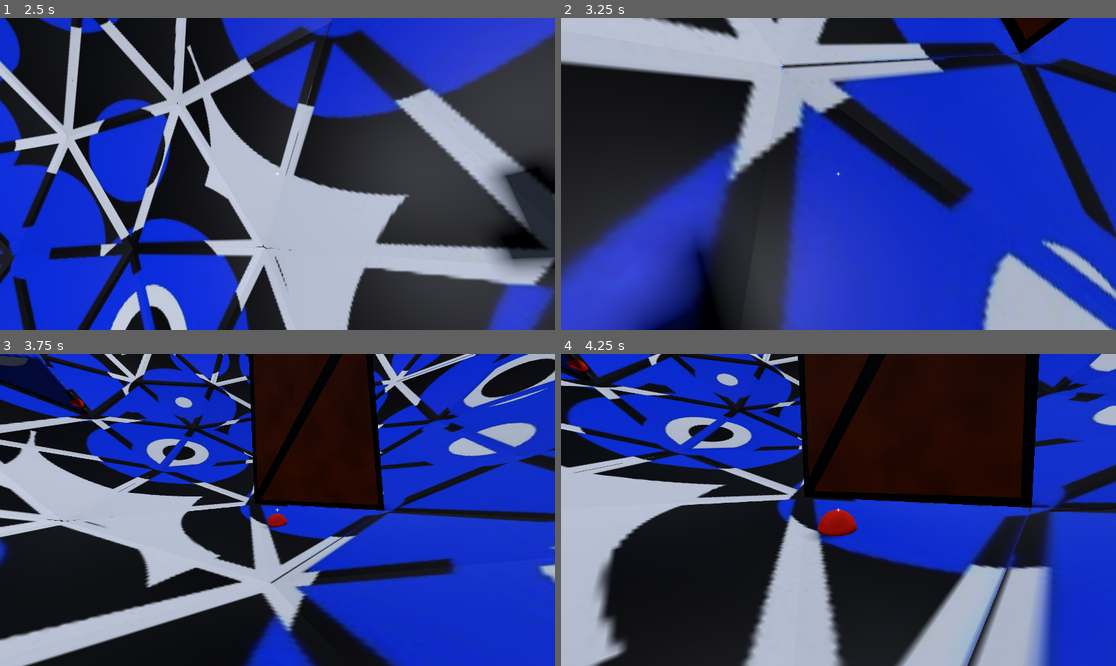
Above: before the commit, frames 1-4 (two rows, left to right).
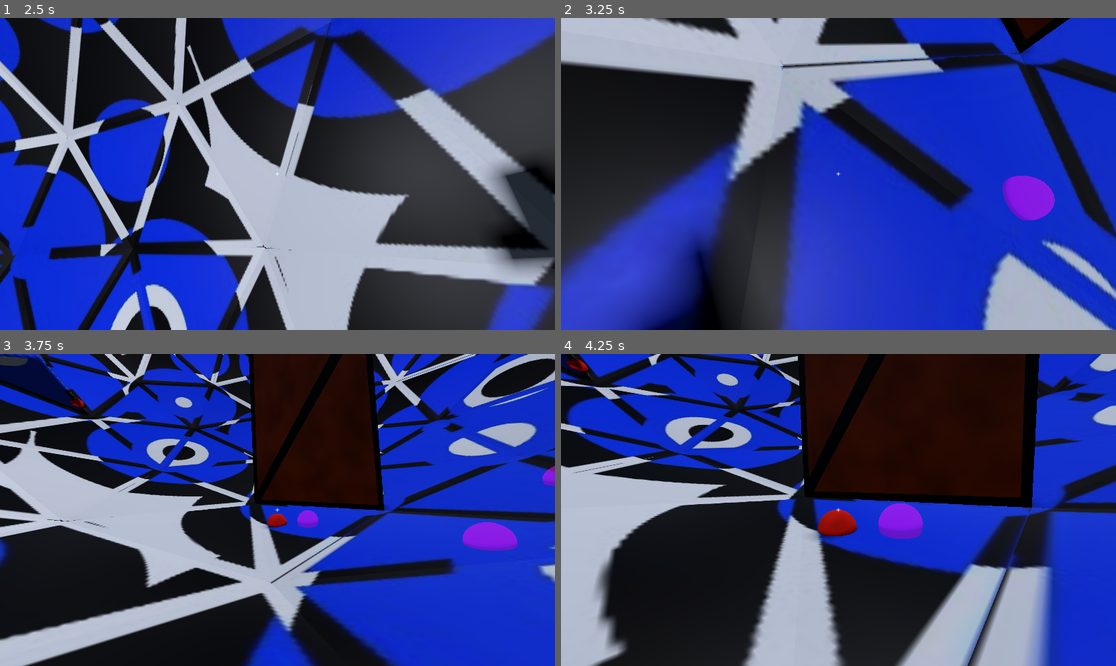
Above: after the commit, the same moments.

Repository: pudgypoultry/gmtk2025
Game: Godot game, scene res://Scenes/world.tscn
Two runs of this game, one before a commit and one after it. Both use one fixed random seed, a clock stepped at 60 frames per second and the inputs below.
Inputs (mouse positions are in pixels of both pictures, inside the frame that each line leads up to):
- Up to frame 1 (2.5 s): move the mouse to (271, 180) at 0.52 s; hold Shift (Run) 0.53-1.28 s; hold W (MoveForward) from 0.53 s (still down); click (271, 180) at 0.67 s; move the mouse to (316, 177) at 1.27 s; tap 1 (Toggle Pillar L1) at 1.35 s; move the mouse to (233, 170) at 2.02 s; hold 2 (Toggle Pillar L2) from 2.03 s (still down)
- Up to frame 2 (3.25 s): move the mouse to (844, 174) at 2.77 s; release W (MoveForward) at 2.78 s; release 2 (Toggle Pillar L2) at 2.78 s; hold A (MoveLeft) from 2.78 s (still down); tap 3 (Toggle Pillar L3) at 2.85 s; click (844, 174) at 2.92 s
- Up to frame 3 (3.75 s): move the mouse to (255, 503) at 3.52 s; release A (MoveLeft) at 3.53 s; hold W (MoveForward) from 3.53 s (still down); hold 4 (Toggle Pillar L4) from 3.53 s (still down)
- Up to frame 4 (4.25 s): keep holding W (MoveForward); keep holding 4 (Toggle Pillar L4)

Frame 1 is identical in both runs. In frame 2, 1.0% of the frame differs, in the area x 79-89%, y 50-66%; in frame 3, 1.0%; in frame 4, 0.8%.

Commit message:
Pushing small normals database

Diff:
--- a/Sandboxes/Andrew/SteppedOnTileMesh.tscn
+++ b/Sandboxes/Andrew/SteppedOnTileMesh.tscn
@@ -3,10 +3,12 @@
 [sub_resource type="StandardMaterial3D" id="StandardMaterial3D_y75rj"]
 transparency = 1
 albedo_color = Color(0.831373, 0, 1, 0.501961)
+emission_enabled = true
+emission = Color(0.718513, 0, 0.726563, 1)
 
-[sub_resource type="QuadMesh" id="QuadMesh_nnw51"]
+[sub_resource type="SphereMesh" id="SphereMesh_yukfc"]
 material = SubResource("StandardMaterial3D_y75rj")
 
 [node name="SteppedOnTile" type="MeshInstance3D"]
 transform = Transform3D(5, 0, 0, 0, 5, 0, 0, 0, 5, 0, 0, 0)
-mesh = SubResource("QuadMesh_nnw51")
+mesh = SubResource("SphereMesh_yukfc")
--- a/Scripts/SpiderController.gd
+++ b/Scripts/SpiderController.gd
@@ -11,6 +11,7 @@
 @export var rotationCheckInterval : float = 0.01
 @export var dotDifferenceTolerance : float = 0.02
 @export var cooldownAmount : float = 0.5
+@export var planeIntersectionTolerance : float = 0.01
 
 
 @export_category("Plugging in Nodes")
@@ -38,6 +39,7 @@
 var mouseSensMulti := 1
 var tempDict : Dictionary = {}
 var visitedTileNormals : Array = []
+var visitedTilePositions : Array = []
 var checkingForNewTile : bool = false
 var onDifferentTile : bool = true
 var isRotating : bool = false
@@ -188,10 +190,11 @@
 			elif newTile not in visitedTileNormals:
 				# print("Added " + str(newTile) + " to visited tiles!")
 				visitedTileNormals.append(newTile)
+				visitedTilePositions.append(NormalsDatabase.positions_database[currentKey])
 				var newLightUp = tileLightUp.instantiate()
 				get_parent().add_child(newLightUp)
 				# TODO: tilePosition = use find nearest pillar to get the middle point of the tile
-				newLightUp.position = normalCheckray.get_collision_point()
+				newLightUp.position = NormalsDatabase.positions_database[currentKey]
 				newLightUp.basis = basis
 				newLightUp.rotate_x(deg_to_rad(90))
 				newLightUp.position += newLightUp.basis.y
@@ -237,11 +240,33 @@
 		# await get_tree().create_timer(0.2).timeout
 
 
+func CheckForTilesInLoop():
+	var planeArray = []
+	var foundTiles = []
+	for i in range(len(visitedTilePositions) - 1):
+		for j in range(len(visitedTilePositions.slice(i+1)) - 1):
+			pass
+			# create plane from visitedTilePositions[i] to visitedTilePositions[j]
+			var currentPlane = Plane(visitedTilePositions[i], visitedTilePositions[j], visitedTilePositions[i] + Vector3.UP)
+			planeArray.append(currentPlane)
+	for i in range(len(planeArray) - 1):
+		for j in range(len(planeArray.slice(i+1)) - 1):
+			pass
+			# check if plane[i] and plane[j] intersect at a right angle
+			if planeArray[i].dot(planeArray[j]) < planeIntersectionTolerance:
+				pass
+			# if so, add to the found tiles any tile that the planes both overlap
+			#	as long as that tile is not in visitedTiles and isn't already in the list
+			#	also potentially check if tile is "near" to the other two tiles to avoid hitting ceiling
+
+
+
 func ActivateTiles(average : Vector3, minDotProductDifference : float):
 	for tile in NormalsDatabase.normals_database.values():
 		var currentDot = average.dot(tile)
 		# print("Current diff: " + str(1 - currentDot))
-		if 1 - currentDot < minDotProductDifference and 1 - currentDot <= 1 and tile not in visitedTileNormals and 1 - currentDot < dotDifferenceTolerance:
+		#if 1 - currentDot < minDotProductDifference and 1 - currentDot <= 1 and tile not in visitedTileNormals and 1 - currentDot < dotDifferenceTolerance:
+		if 1 - currentDot < minDotProductDifference and 1 - currentDot <= 1 and tile not in visitedTileNormals:
 			ActivateTile(tile)
 			await get_tree().create_timer(0.2).timeout
 
--- a/normals_database.gd
+++ b/normals_database.gd
@@ -4,6 +4,7 @@
 # Keys are strings - id of tile (normal to 1 decimal place)
 # Values are Vector3 - normal of tile
 var positions_database:Dictionary
+var adjacencies_database:Dictionary
 # Keys are strings - id of tile
 # Values are Vector3 - position of tile center
 @export var radien_step:float = PI / 30
@@ -53,5 +54,11 @@
 	# activate the ray cast
 	return space_state.intersect_ray(query)
 
+
 func NormalToKey(normal:Vector3) -> String:
 	return "%.2f|%.2f|%.2f" % [normal.x, normal.y, normal.z]
+
+
+func FloodArea(key : String) -> Array[String]:
+
+	return ["hi"]
Not shown: 1 places in Materials/room_material_01.tres that only renumber resources
